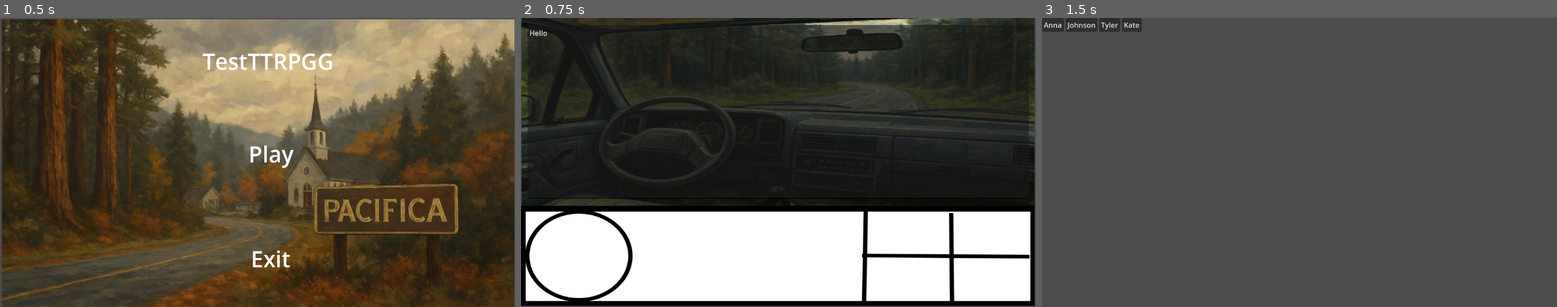
Above: before the commit, frames 1-3 (left to right).
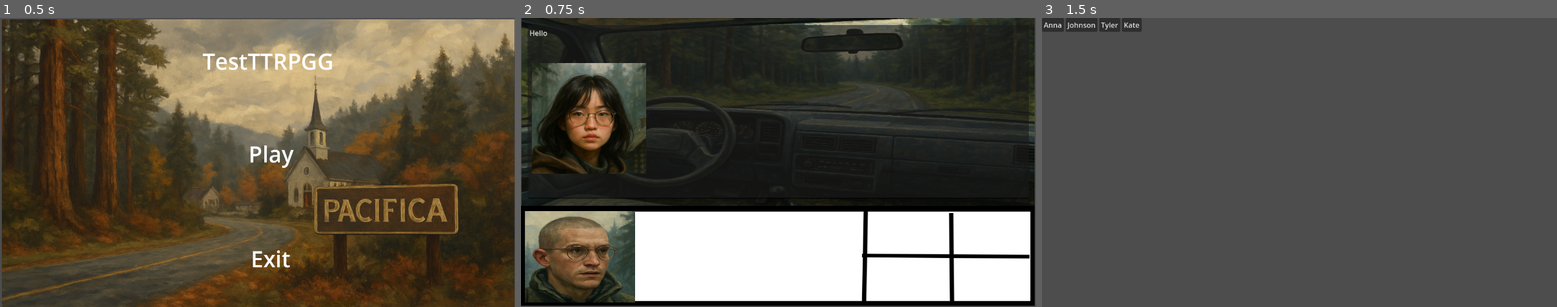
Above: after the commit, the same moments.

Repository: metalicmagic45/AlexandNathanGame
Game: Godot game, scene res://Main.tscn
The game is run twice, just before and just after one commit, with the same random seed, the same clock (stepped at 60 frames per second) and the same inputs.
Inputs (mouse positions are in pixels of both pictures, inside the frame that each line leads up to):
- Up to frame 1 (0.5 s): no input
- Up to frame 2 (0.75 s): click (793, 156) at 0.5 s
- Up to frame 3 (1.5 s): tap Enter at 1.25 s; hold I (ToggleInvetory) from 1.28 s (still down)

Frame 1 is identical in both runs. In frame 2, 12% of the frame differs, in the area x 0-25%, y 15-99%; in frame 3, nothing differs.
Error before the commit: Invalid assignment of property or key 'visable' with value of type 'bool' on a base object of type 'Sprite2D'. (res://Zone1.gd:22)

Commit message:
Changing MasterZone to MasterScene

Diff:
--- a/alexnathan/MasterZone.tscn
+++ b/alexnathan/MasterScene.tscn
@@ -1,14 +1,14 @@
 [gd_scene load_steps=8 format=3 uid="uid://bmbybi2a4c8lc"]
 
-[ext_resource type="Script" path="res://MasterZone.gd" id="1_6rfq3"]
+[ext_resource type="Script" path="res://MasterScene.gd" id="1_6rfq3"]
 [ext_resource type="Texture2D" uid="uid://bpx6qvxbcuuhb" path="res://Pictures/KatePortrait.png" id="2_gjv8h"]
 [ext_resource type="Texture2D" uid="uid://c1yh175k6k6iy" path="res://Pictures/TylerPortrait.png" id="3_o1jbh"]
 [ext_resource type="Texture2D" uid="uid://bwopnifwk3vgw" path="res://Pictures/AnnaPortrait.png" id="4_xmr54"]
 [ext_resource type="Texture2D" uid="uid://cnrr7sbxe4e7k" path="res://Pictures/JhonsonPortrait.png" id="5_ge1y4"]
-[ext_resource type="Texture2D" uid="uid://bo3l02owb8slj" path="res://Pictures/raw.png" id="6_w1q7v"]
+[ext_resource type="Texture2D" uid="uid://bo3l02owb8slj" path="res://Pictures/CarBackground.png" id="6_w1q7v"]
 [ext_resource type="Texture2D" uid="uid://bjy7pey031kq0" path="res://Pictures/CharacterUI.png" id="7_i7np8"]
 
-[node name="MasterZone" type="Node2D"]
+[node name="MasterScene" type="Node2D"]
 script = ExtResource("1_6rfq3")
 
 [node name="PauseLayer" type="CanvasLayer" parent="."]
@@ -84,7 +84,8 @@
 [node name="ZoneBackgroundLayer" type="CanvasLayer" parent="."]
 layer = -1
 
-[node name="Zone1bACKGROUND" type="Sprite2D" parent="ZoneBackgroundLayer"]
+[node name="Zone1CarBackground" type="Sprite2D" parent="ZoneBackgroundLayer"]
+visible = false
 position = Vector2(575, 212)
 scale = Vector2(0.74707, 0.418457)
 texture = ExtResource("6_w1q7v")
--- a/alexnathan/Zone1.gd
+++ b/alexnathan/Zone1.gd
@@ -1,22 +1,30 @@
 extends Node2D
+
+#Varriables to edit Character portraits
 @onready var Kate = get_node("MasterScene/CharacterPortraitTextLayer/TextBoxKateCharacterPortrait")
+@onready var Tyler = get_node("MasterScene/CharacterPortraitTextLayer/TextBoxTylerCharacterPortrait")
+@onready var Anna = get_node("MasterScene/CharacterPortraitTextLayer/TextBoxAnnaCharacterPortrait")
+@onready var Jhonson = get_node("MasterScene/CharacterPortraitTextLayer/TextBoxJhonsonCharacterPortrait")
+@onready var KateUi = get_node("MasterScene/BottomUiLayer/BottomUi/CharacterPortraitBottomUiLayerLayer/KateCharacterPortrait")
+@onready var TylerUi = get_node("MasterScene/BottomUiLayer/BottomUi/CharacterPortraitBottomUiLayerLayer/TylerCharacterPortrait")
+@onready var AnnaUi = get_node("MasterScene/BottomUiLayer/BottomUi/CharacterPortraitBottomUiLayerLayer/AnnaCharacterPortrait")
+@onready var JhonsonUi = get_node("MasterScene/BottomUiLayer/BottomUi/CharacterPortraitBottomUiLayerLayer/JhonsonCharacterPortrait")
+
+#Varriables to edit Backgrounds
+@onready var CarBackground = get_node("MasterScene/ZoneBackgroundLayer/Zone1CarBackground")
 
 # Called when the node enters the scene tree for the first time.
-func _ready() -> void:
+#func _ready() -> void:
 	#Character sprite nodes
-	if Kate == null:
-		print("Kate not found!")
-	else:
-		print("Kate Found")
-	#var Tyler = get_node("CharacterPortraitTextLayer/TextBoxTylerCharacterPortrait")
-	#var Anna = get_node("CharacterPortraitTextLayer/TextBoxAnnaCharacterPortrait")
-	#var Jhonson = get_node("CharacterPortraitTextLayer/TextBoxJhonsonCharacterPortrait")
-	#var KateUi = get_node("BottomUiLayer/BottomUi/CharacterPortraitBottomUiLayerLayer/KateCharacterPortrait")
-	#var TylerUi = get_node("BottomUiLayer/BottomUi/CharacterPortraitBottomUiLayerLayer/TylerCharacterPortrait")
-	#var AnnaUi = get_node("BottomUiLayer/BottomUi/CharacterPortraitBottomUiLayerLayer/AnnaCharacterPortrait")
-	#var JhonsonUi = get_node("BottomUiLayer/BottomUi/CharacterPortraitBottomUiLayerLayer/JhonsonCharacterPortrait")
+	#if Kate == null:
+		#print("Kate not found!")
+	#else:
+		#print("Kate Found")
+
 
 
 # Called every frame. 'delta' is the elapsed time since the previous frame.
 func _process(delta: float) -> void:
-	Kate.visable = true
+	Kate.visible = true
+	TylerUi.visible = true
+	CarBackground.visible = true
--- a/alexnathan/Zone1.tscn
+++ b/alexnathan/Zone1.tscn
@@ -1,7 +1,7 @@
 [gd_scene load_steps=3 format=3 uid="uid://dbr4pc4l747c8"]
 
 [ext_resource type="Script" path="res://Zone1.gd" id="1_kwrk8"]
-[ext_resource type="PackedScene" uid="uid://bmbybi2a4c8lc" path="res://MasterZone.tscn" id="2_it03o"]
+[ext_resource type="PackedScene" uid="uid://bmbybi2a4c8lc" path="res://MasterScene.tscn" id="2_it03o"]
 
 [node name="Zone1" type="Node2D"]
 script = ExtResource("1_kwrk8")
--- a/alexnathan/inventory_ui.gd
+++ b/alexnathan/inventory_ui.gd
@@ -4,7 +4,7 @@
 
 func _input(event):
 	if event.is_action_pressed("ToggleInvetory"):
-		get_tree().change_scene_to_file("res://MasterZone.tscn")
+		get_tree().change_scene_to_file("res://MasterScene.tscn")
 
 func reset():
 	for child in grid_container.get_children():
Renamed: alexnathan/MasterZone.gd -> alexnathan/MasterScene.gd
Renamed: alexnathan/Pictures/raw.png -> alexnathan/Pictures/CarBackground.png
Not shown, changed: alexnathan/Pictures/CarBackground.png.import
Not shown: 1 places in alexnathan/inventory_slot.tscn that only renumber resources
Not shown: 1 places in alexnathan/inventory_ui.tscn that only renumber resources
Not shown: 1 places in alexnathan/item_database.tscn that only renumber resources
